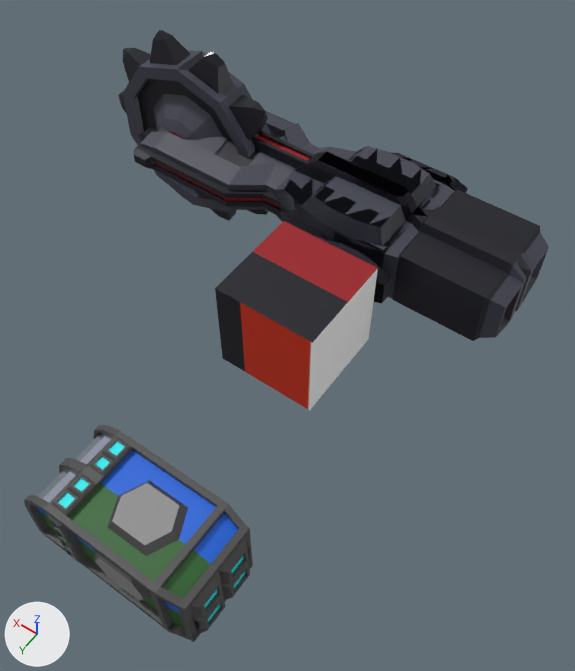
A saved change to the FBX model Assets/Meshes/Enemies/Enemy_Melee.fbx.
One viewpoint serves both versions: a 50 mm lens placed at (-2.86, 5.79, 6.14), pointed at (0.07, 1.68, -0.33). Arrows for +X, +Y and +Z are at lower left; the lights stay in place. Where no turn or scale is listed for an object, it has been applied to the vertices.

The first picture shows 'Cube.001', 'Drone', 'Enemy_Melee', 'Enemy_Melee_Blade', 'Enemy_Shooter'.
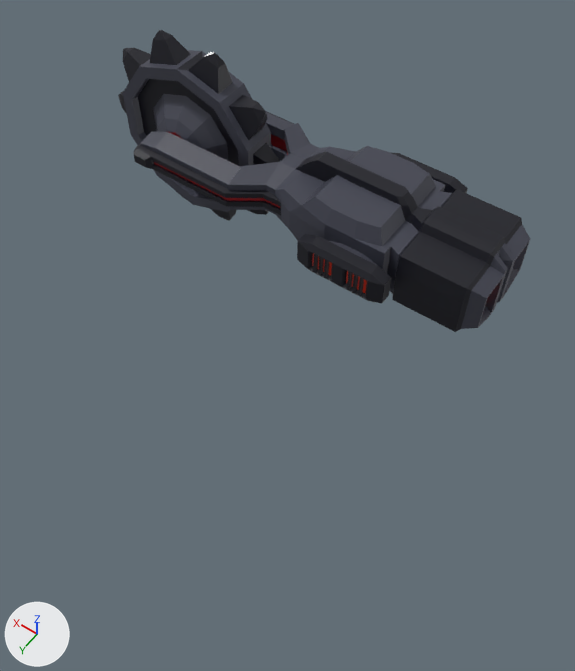
Commit message: refactor: updated Enemy melee model

Location of each change, (x1, y1, x2, y2) in pixels of the pictures (575 x 671 px):
'Drone', deleted: before (24, 425, 253, 642)
    faces in mat_shipatlasmat (picture img_shipatlas_png): (24, 425, 253, 642)
    faces in mat_windowmat (white #d1d2e7): (38, 434, 113, 502)
'Enemy_Shooter', deleted (black): before (141, 126, 549, 341)
'Cube.001', deleted: before (215, 221, 378, 410)

The change, as a diff of the scene's bpy script:
```diff
--- a/Assets/Meshes/Enemies/Enemy_Melee.fbx.py
+++ b/Assets/Meshes/Enemies/Enemy_Melee.fbx.py
@@ ob_drone @@
-ob_drone = bpy.data.objects.new('Drone', me_cube_001)
-ob_drone.location = (0.0, 4.21, 0.0)
@@ ob_enemy_shooter @@
-ob_enemy_shooter = bpy.data.objects.new('Enemy_Shooter', me_cube)
-ob_enemy_shooter.location = (0.0, 0.0, 0.0)
@@ ob_cube_001 @@
-ob_cube_001 = bpy.data.objects.new('Cube.001', me_cube_002)
-ob_cube_001.location = (0.0, 1.62, 0.0)
```
